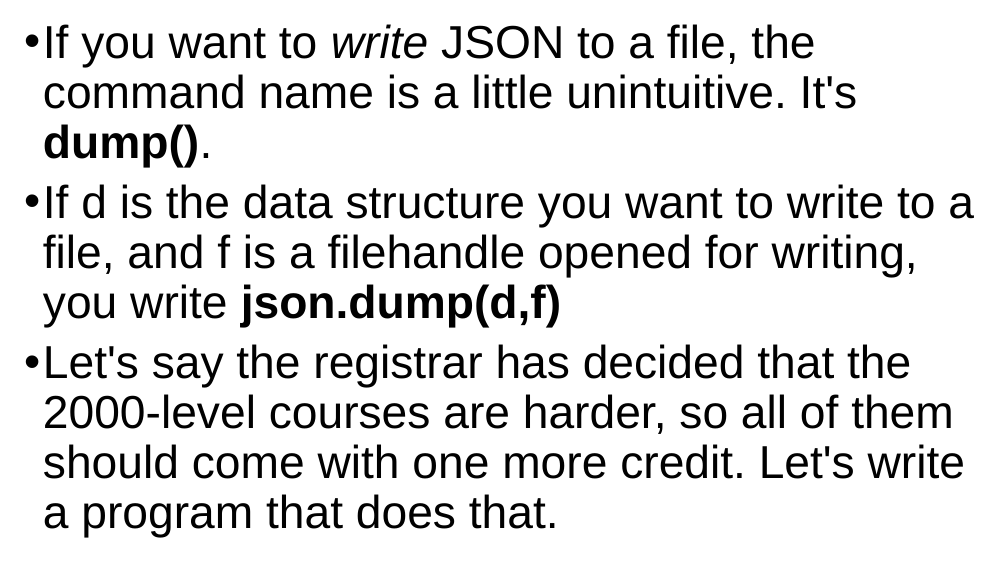
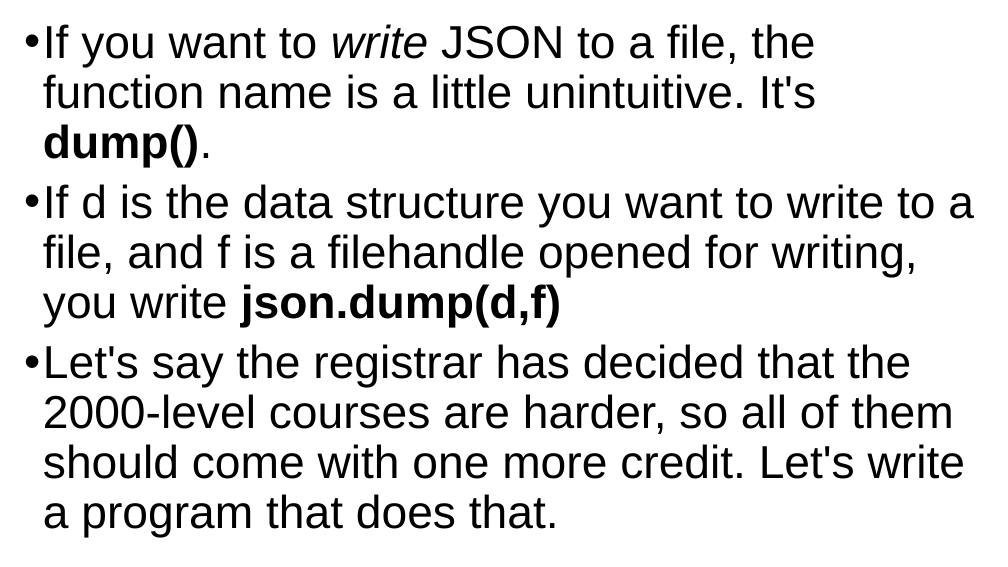
Before and after one commit to grimmelm/ctech404, a slide deck: slide 42 of ctech403/module_3/CTECH403 Module 3 - JSON.pptx. Drawn at 1008x567 pixels with LibreOffice and Linux fonts; fonts in the diff are those of the drawing. Boxes give left, top, right and bottom in pixels: in the first picture for what was removed or moved away, otherwise in the second. Text is boxed around its words. In the diff, an @@ line names an element or a change of style, - is before the commit and + after.

```diff
--- a/ctech403/module_3/CTECH403 Module 3 - JSON.pptx
+++ b/ctech403/module_3/CTECH403 Module 3 - JSON.pptx
@@ text at (43, 24, 816, 167): text changed @@
-• If you want to write JSON to a file, the command name is a little unintuitive. It's dump().
+• If you want to write JSON to a file, the function name is a little unintuitive. It's dump().
```
Also in this commit, not shown: 1 slide added, 1 slide removed, 23 other files.
